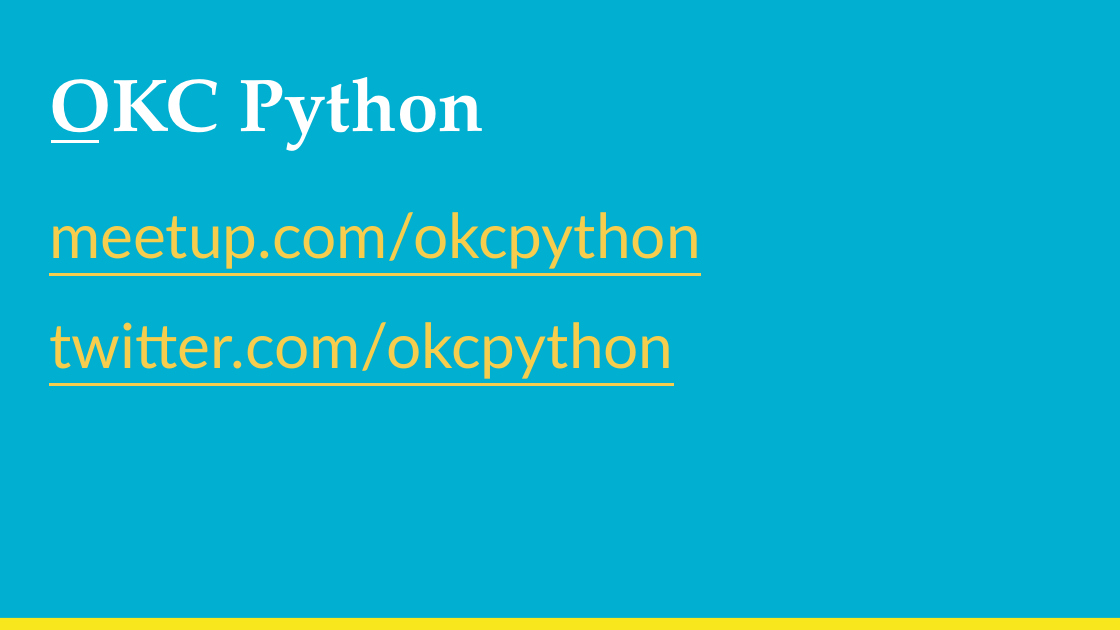
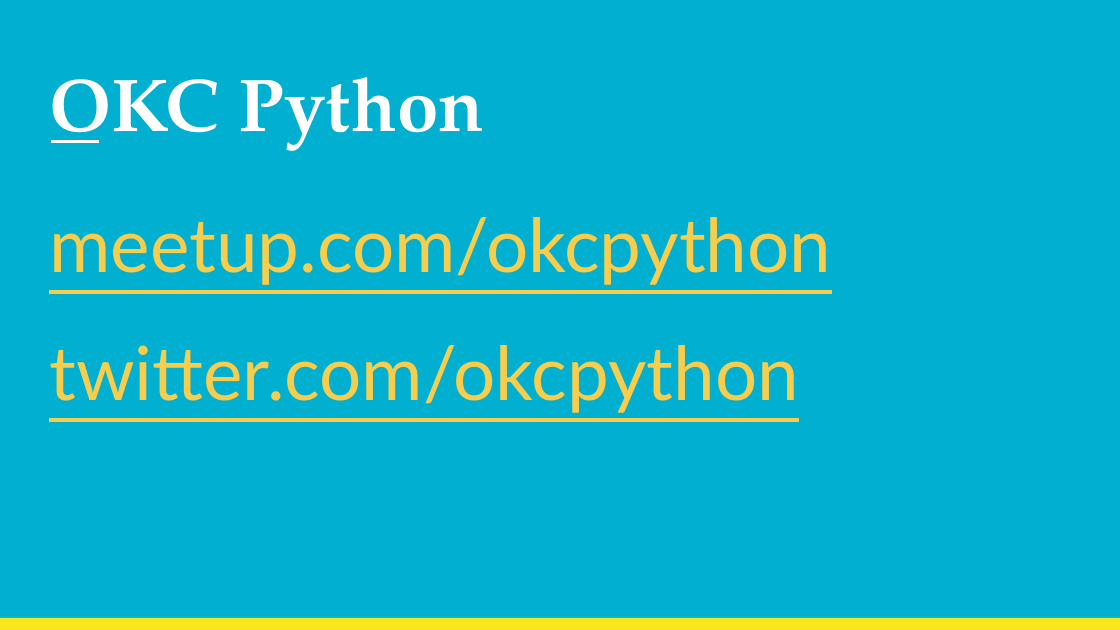
Before and after one commit to kacollins/slideshows, a slide deck: slide 2 of 2018-01-10 OKC Python.pptx. Drawn at 1120x630 pixels with LibreOffice and Linux fonts; fonts in the diff are those of the drawing. Boxes give left, top, right and bottom in pixels: in the first picture for what was removed or moved away, otherwise in the second. Text is boxed around its words. In the diff, an @@ line names an element or a change of style, - is before the commit and + after.

Commit message:
Updated OKC Python PowerPoint

```diff
--- a/2018-01-10 OKC Python.pptx
+++ b/2018-01-10 OKC Python.pptx
@@ text "meetup.com/okcpython" at (49,217,831,413): size 40 to 48 pt; less space between paragraphs; more space between paragraphs @@
```
Also in this commit, not shown: 11 other slides changed.
